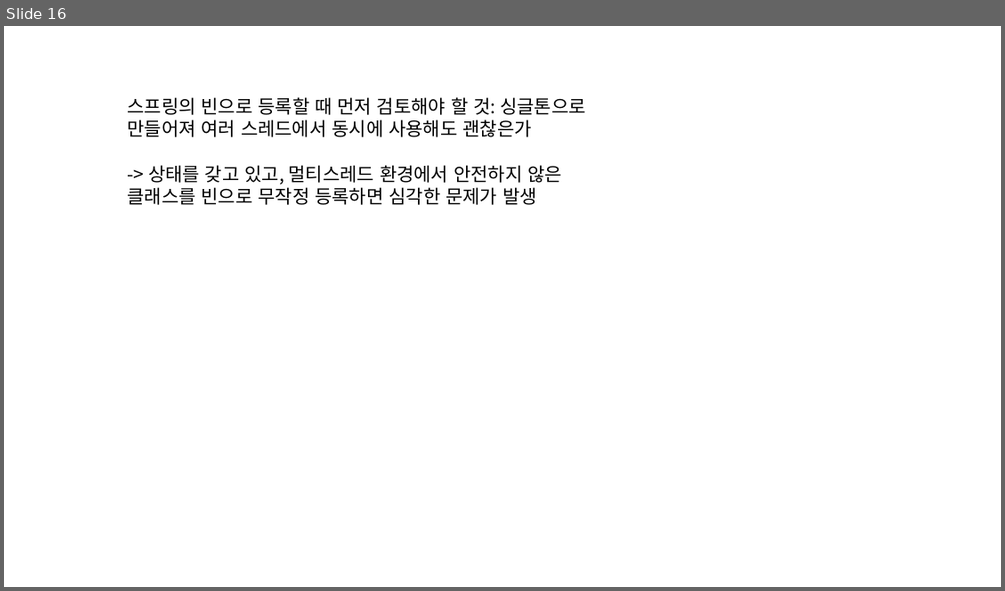
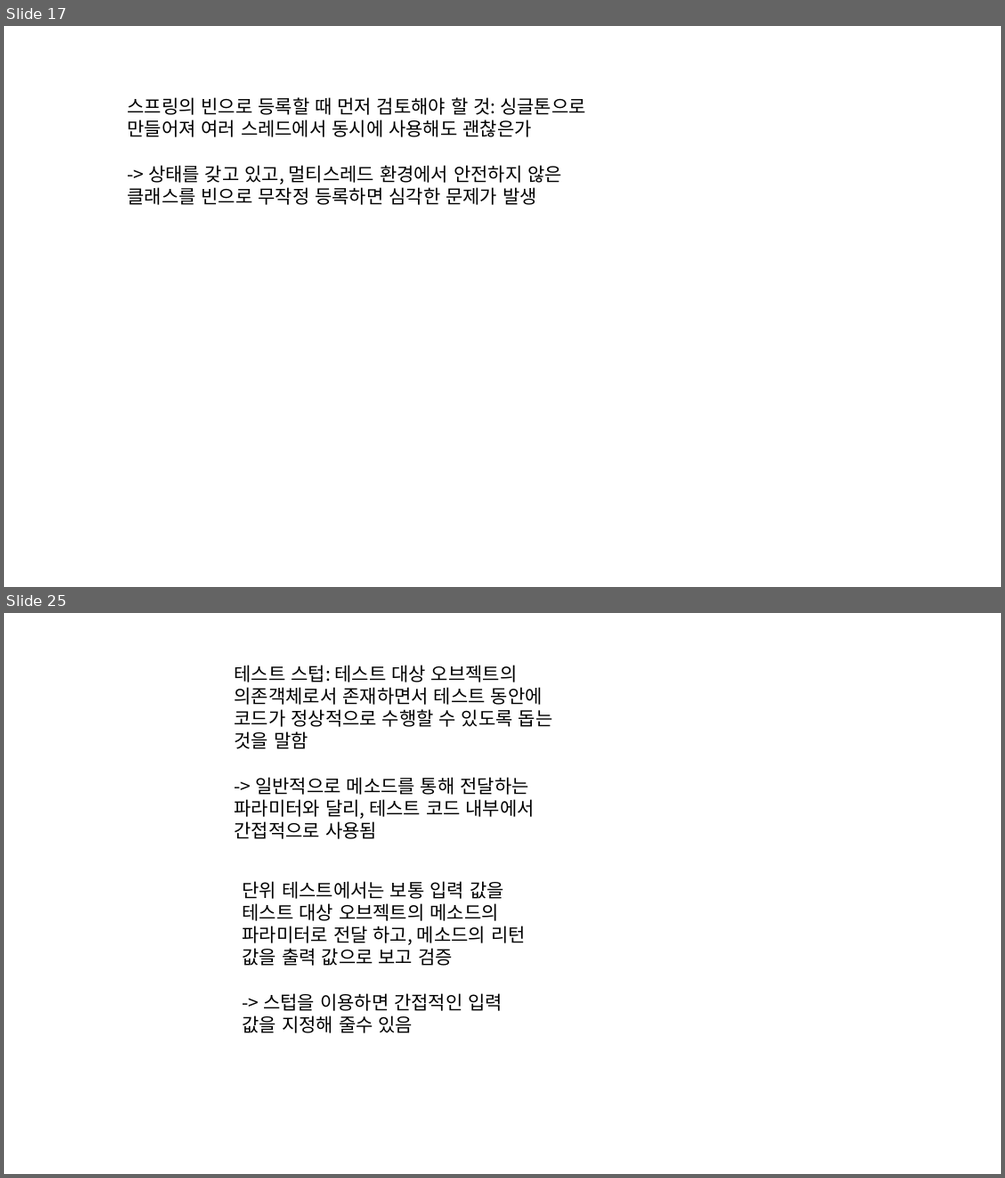
Before and after one commit to eongss/testproject, a slide deck: 프레젠테이션1.pptx. Shown one above the other, each under a label of ours: slide 16 before the commit, slides 17 and 25 after it; the slides between them are not shown. The pictures are 1005x591 and 1005x1178 pixels, drawn with LibreOffice and Linux fonts; fonts in the diff are those of the drawing. Boxes give left, top, right and bottom in pixels: in the first picture for what was removed or moved away, otherwise in the second. Text is boxed around its words. In the diff, an @@ line names an element or a change of style, - is before the commit and + after.

```diff
--- a/프레젠테이션1.pptx
+++ b/프레젠테이션1.pptx
@@ slide 25 added at [4,613,1001,1174], background #FFFFFF @@
@@ text added at [235,665,553,839], 18 pt, text #000000 @@
+테스트 스텁: 테스트 대상 오브젝트의 의존객체로서 존재하면서 테스트 동안에 코드가 정상적으로 수행할 수 있도록 돕는 것을 말함
+-> 일반적으로 메소드를 통해 전달하는 파라미터와 달리, 테스트 코드 내부에서 간접적으로 사용됨
@@ text added at [243,881,526,1033], 18 pt, text #000000 @@
+단위 테스트에서는 보통 입력 값을 테스트 대상 오브젝트의 메소드의 파라미터로 전달 하고, 메소드의 리턴 값을 출력 값으로 보고 검증
+-> 스텁을 이용하면 간접적인 입력 값을 지정해 줄수 있음
@@ what was slide 16 is now slide 17 @@
```
Also in this commit, not shown: 1 slide changed, 23 other slides added.
